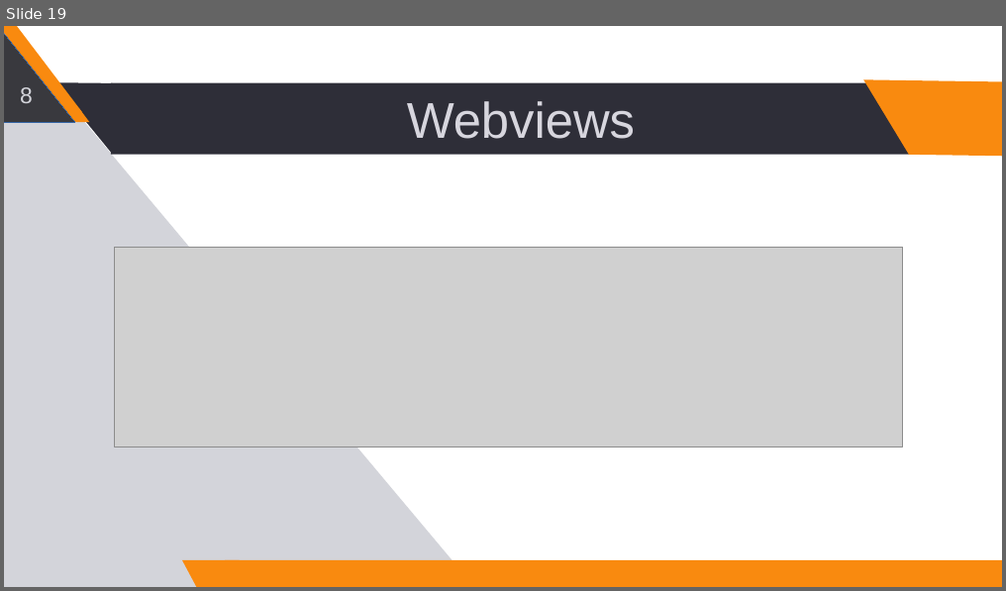
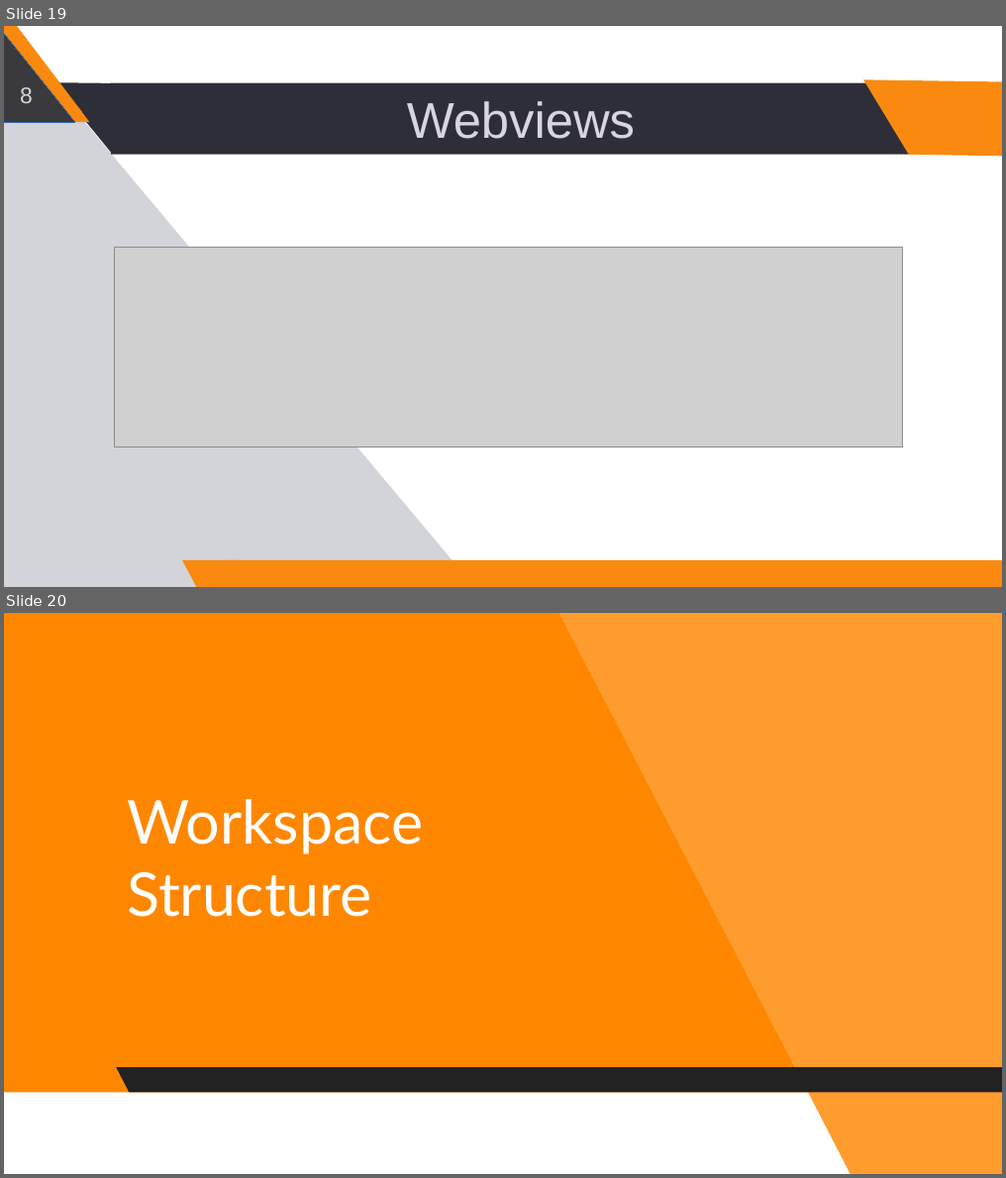
Before and after one commit to andressito/ProjetGLA2019, a slide deck: TD1_GL_G1_V2.odp. Shown one above the other, each under a label of ours: slide 19 before the commit, slides 19 and 20 after it. The pictures are 1006x591 and 1006x1178 pixels, drawn with LibreOffice and Linux fonts; fonts in the diff are those of the drawing; grey boxes stand for pictures. Boxes give left, top, right and bottom in pixels: in the first picture for what was removed or moved away, otherwise in the second. Text is boxed around its words. In the diff, an @@ line names an element or a change of style, - is before the commit and + after.

```diff
--- a/TD1_GL_G1_V2.odp
+++ b/TD1_GL_G1_V2.odp
@@ slide 20 added at <box>4,613,1002,1174</box>, background #FF8700 @@
@@ freeform shape added at <box>559,613,1002,1174</box>, fill #FFFFFF at 18% opacity @@
@@ title added at <box>127,799,423,917</box>, 48 pt, text #FFFFFF @@
+Workspace Structure
@@ parallelogram added at <box>116,1067,1002,1092</box>, fill #222222 @@
@@ parallelogram added at <box>4,1093,849,1174</box>, fill #FFFFFF @@
```
Also in this commit, not shown: 1 slide changed, 2 other slides added, 2 other files.
